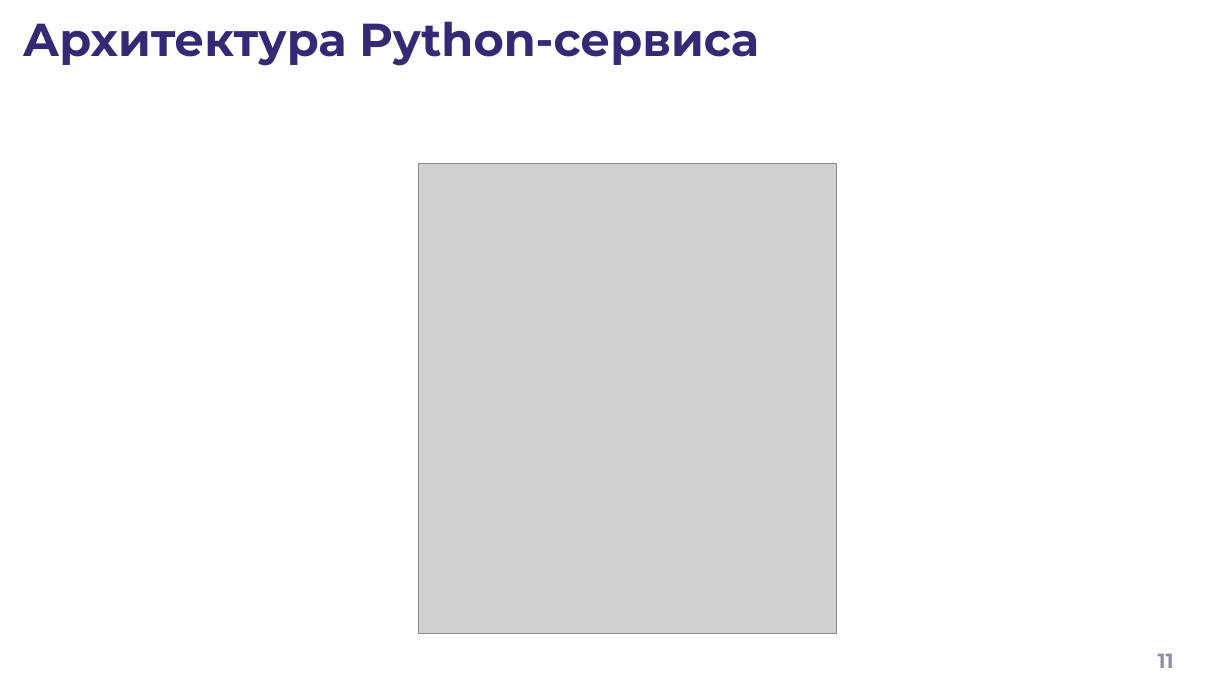
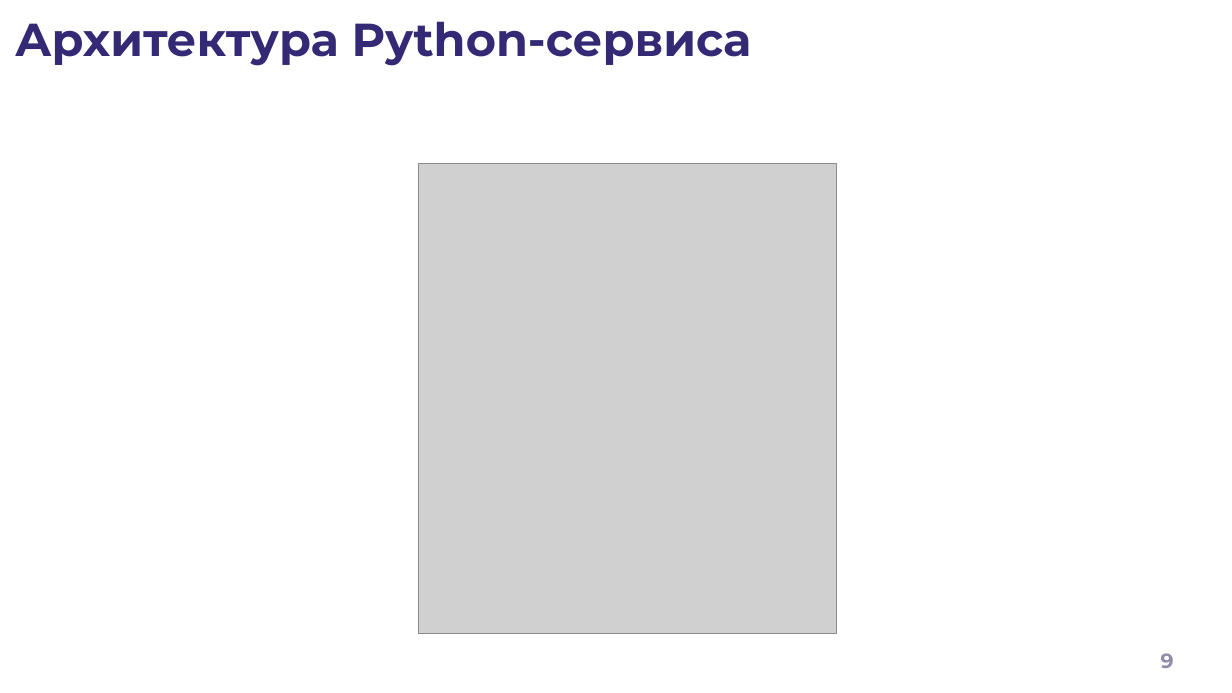
Before and after one commit to lilvolcanointhenighttime/diplom, a slide deck: slide 9 of Презентация.pptx (slide 11 before the commit). Drawn at 1232x693 pixels with LibreOffice and Linux fonts; fonts in the diff are those of the drawing; grey boxes stand for pictures; background and template pictures are left out. Boxes give left, top, right and bottom in pixels: in the first picture for what was removed or moved away, otherwise in the second. Text is boxed around its words. In the diff, an @@ line names an element or a change of style, - is before the commit and + after.

```diff
--- a/Презентация.pptx
+++ b/Презентация.pptx
@@ text "Архитектура Python-сервиса": place and size @@
-text "Архитектура Python-сервиса" at bbox=[23, 21, 759, 66]
+text "Архитектура Python-сервиса" at bbox=[15, 21, 752, 66]
@@ page number at bbox=[1161, 653, 1174, 668]: text changed @@
-11
+9
```
Also in this commit, not shown: 3 other slides changed, 4 slides added, 4 slides removed, 2 other files.
